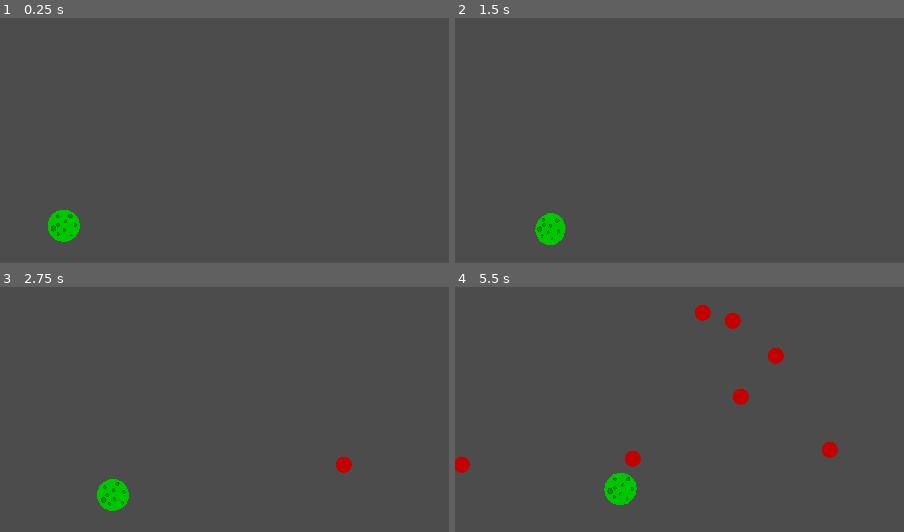
Above: before the commit, frames 1-4 (two rows, left to right).
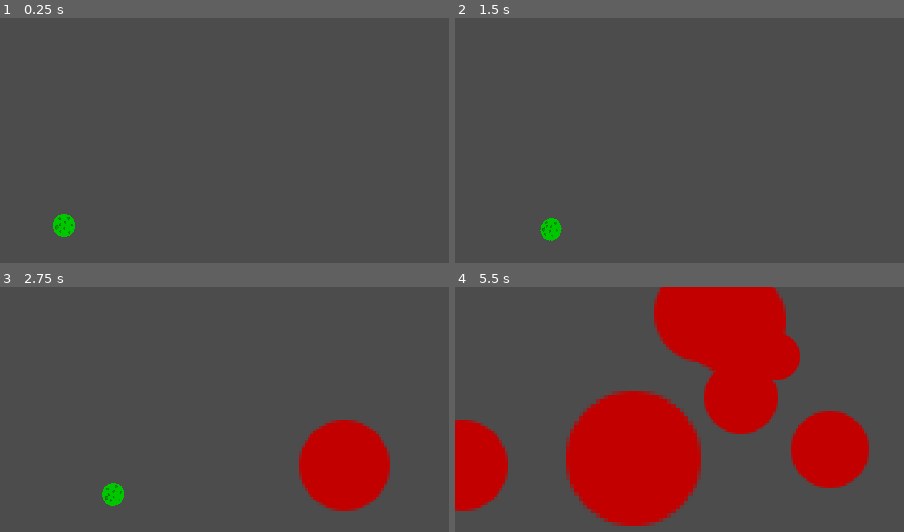
Above: after the commit, the same moments.

Repository: jleldridge/Hungry-Space-Clone-Godot
Game: Godot game, scene res://Main.tscn
Two runs of this game, one before a commit and one after it. Both use one fixed random seed, a clock stepped at 60 frames per second and the inputs below.
Inputs (mouse positions are in pixels of both pictures, inside the frame that each line leads up to):
- Up to frame 1 (0.25 s): no input
- Up to frame 2 (1.5 s): tap Enter at 0.5 s; move the mouse to (outside the picture) at 0.52 s; click (outside the picture) at 0.67 s; tap Space at 1.25 s; move the mouse to (outside the picture) at 1.27 s; click (outside the picture) at 1.42 s
- Up to frame 3 (2.75 s): tap Enter at 2 s; move the mouse to (outside the picture) at 2.02 s; click (outside the picture) at 2.17 s
- Up to frame 4 (5.5 s): move the mouse to (outside the picture) at 2.77 s; click (outside the picture) at 2.92 s; move the mouse to (outside the picture) at 3.52 s; click (outside the picture) at 3.67 s; move the mouse to (616, 443) at 4.27 s; click (616, 443) at 4.42 s; move the mouse to (895, 512) at 5.02 s; click (895, 512) at 5.17 s

The runs differ from the first frame. In frame 1, 0.5% of the frame differs, in the area x 10-18%, y 78-92%; in frame 2, 0.4%; in frame 3, 6.3%; in frame 4, 33%, in the area x 0-93%, y 0-98%.

Commit message:
Refine collision responses.

Diff:
--- a/Enemy.gd
+++ b/Enemy.gd
@@ -2,11 +2,24 @@
 
 const MIN_SPEED = 100
 const MAX_SPEED = 300
+const MIN_SIZE = 1
+const MAX_SIZE = 250
+
 var speed = Vector2()
+var size
 
 # Called when the node enters the scene tree for the first time.
 func _ready():
     speed.x = -1 * rand_range(MIN_SPEED, MAX_SPEED)
+    size = rand_range(MIN_SIZE, MAX_SIZE)
+    _scaleSize()
+
+func _scaleSize():
+    var computedSize = 0.5 + 0.02 * size * 2
+    $CollisionShape2D.scale.x = computedSize
+    $CollisionShape2D.scale.y = computedSize
+    $Sprite.scale.x = computedSize
+    $Sprite.scale.y = computedSize
 
 func _physics_process(delta):
     move_and_collide(speed * delta)
--- a/Main.gd
+++ b/Main.gd
@@ -10,8 +10,14 @@
 
 
 func _on_Player_collision(body):
-    body.queue_free()
-    $Player.eat()
+    print(body.size)
+    if body.size > $Player.size:
+        print("bigger")
+        pass
+    else:
+        print("smaller")
+        body.queue_free()
+        $Player.eat()
     pass
 
 func _on_StartTimer_timeout():
--- a/Player.gd
+++ b/Player.gd
@@ -9,6 +9,7 @@
 
 var screen_size
 var movement = Vector2()
+var size = 10
 
 func start(pos):
     position = pos
@@ -16,15 +17,22 @@
     $CollisionShape2D.disabled = false
 
 func eat():
-    $CollisionShape2D.scale.x += 0.02
-    $CollisionShape2D.scale.y += 0.02
-    $AnimatedSprite.scale.x += 0.02
-    $AnimatedSprite.scale.y += 0.02
-    pass
+    size += 1
+    _scaleSize()
+
+func _scaleSize():
+    var computedSize = 0.5 + 0.02 * size
+    $CollisionShape2D.scale.x = computedSize
+    $CollisionShape2D.scale.y = computedSize
+    $AnimatedSprite.scale.x = computedSize
+    $AnimatedSprite.scale.y = computedSize
 
 # Called when the node enters the scene tree for the first time.
 func _ready():
     screen_size = get_viewport_rect().size
+    var computedSize = 0.5 + 0.02 * size
+    _scaleSize()
+
 
 # Called every frame. 'delta' is the elapsed time since the previous frame.
 func _process(delta):
Binary file removed: cave_tilesheet.png
Not shown, removed: cave_tilesheet.png.import
